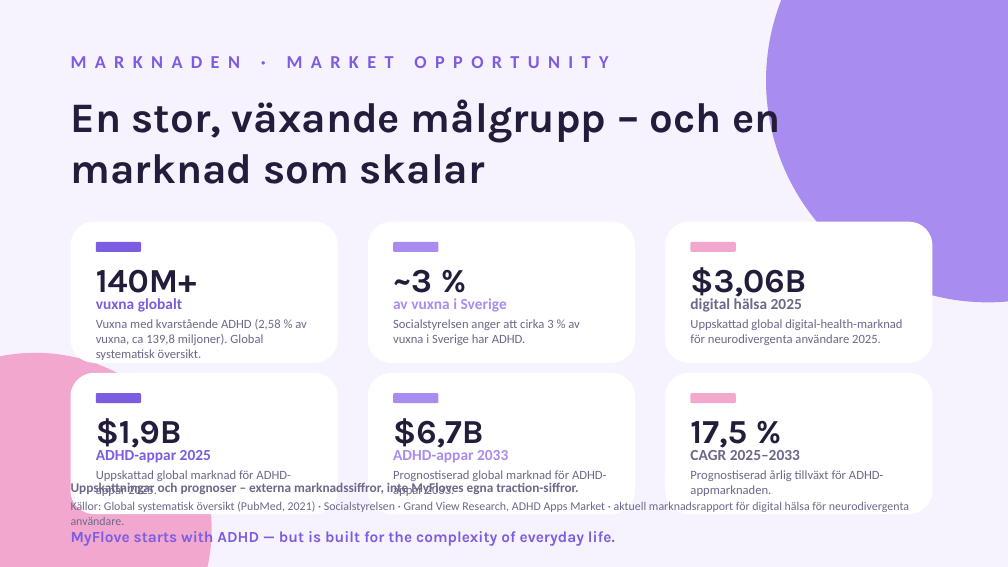
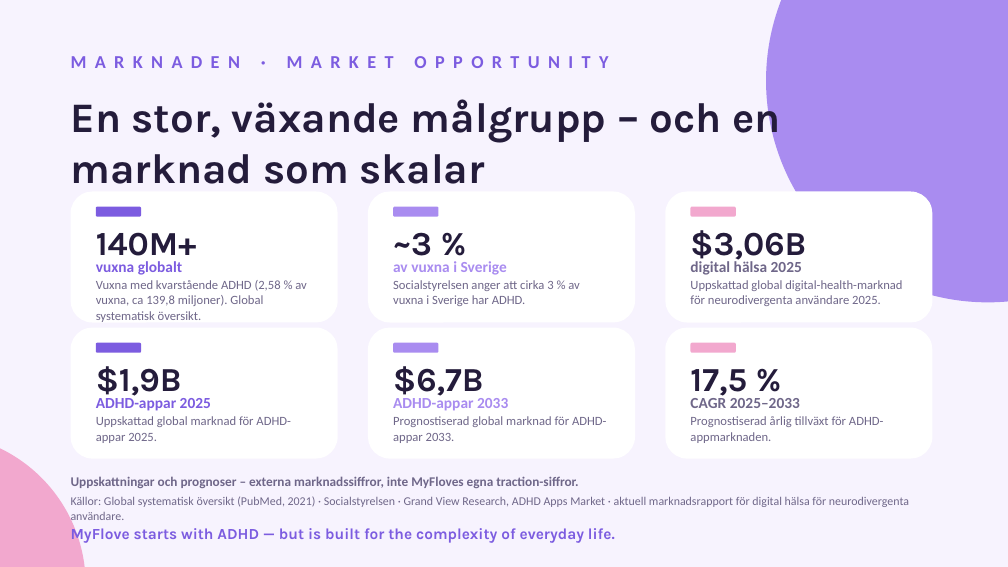
Before and after one commit to camillabaksi/myflove-926d3d31, a slide deck: slide 8 of public/pitch/MyFlove_Pitchdeck_3.4.pptx. Drawn at 1008x567 pixels with LibreOffice and Linux fonts; fonts in the diff are those of the drawing. Boxes give left, top, right and bottom in pixels: in the first picture for what was removed or moved away, otherwise in the second. Text is boxed around its words. In the diff, an @@ line names an element or a change of style, - is before the commit and + after.

```diff
--- a/public/pitch/MyFlove_Pitchdeck_3.4.pptx
+++ b/public/pitch/MyFlove_Pitchdeck_3.4.pptx
@@ rounded rectangle: place and size @@
-rounded rectangle at bbox=[71, 222, 338, 363]
+rounded rectangle at bbox=[71, 192, 338, 323]
@@ rounded rectangle: place and size @@
-rounded rectangle at bbox=[368, 222, 635, 363]
+rounded rectangle at bbox=[368, 192, 635, 323]
@@ rounded rectangle: place and size @@
-rounded rectangle at bbox=[665, 222, 932, 363]
+rounded rectangle at bbox=[665, 192, 932, 323]
@@ 6 texts, 3 rounded rectangles: place and size @@
-6 texts, 3 rounded rectangles at bbox=[96, 242, 806, 312]
+6 texts, 3 rounded rectangles at bbox=[96, 207, 806, 275]
@@ 3 texts: place and size @@
-3 texts at bbox=[96, 319, 902, 360]
+3 texts at bbox=[96, 280, 902, 322]
@@ rounded rectangle: place and size @@
-rounded rectangle at bbox=[71, 373, 338, 514]
+rounded rectangle at bbox=[71, 328, 338, 459]
@@ rounded rectangle: place and size @@
-rounded rectangle at bbox=[368, 373, 635, 514]
+rounded rectangle at bbox=[368, 328, 635, 459]
@@ rounded rectangle: place and size @@
-rounded rectangle at bbox=[665, 373, 932, 514]
+rounded rectangle at bbox=[665, 328, 932, 459]
@@ 3 texts, 3 rounded rectangles: place and size @@
-3 texts, 3 rounded rectangles at bbox=[96, 393, 747, 452]
+3 texts, 3 rounded rectangles at bbox=[96, 343, 747, 400]
@@ 6 texts: place and size @@
-6 texts at bbox=[96, 447, 884, 497]
+6 texts at bbox=[96, 395, 884, 443]
@@ ellipse: place and size @@
-ellipse at bbox=[0, 353, 212, 567]
+ellipse at bbox=[0, 433, 86, 567]
@@ text "Uppskattningar och prognoser – externa ...": place and size @@
-text "Uppskattningar och prognoser – externa ..." at bbox=[71, 480, 579, 495]
+text "Uppskattningar och prognoser – externa ..." at bbox=[71, 476, 579, 488]
@@ text "Källor: Global systematisk översikt (PubMed, ..." rewrapped from bbox=[71, 501, 909, 525] to bbox=[71, 496, 909, 524] @@
```
